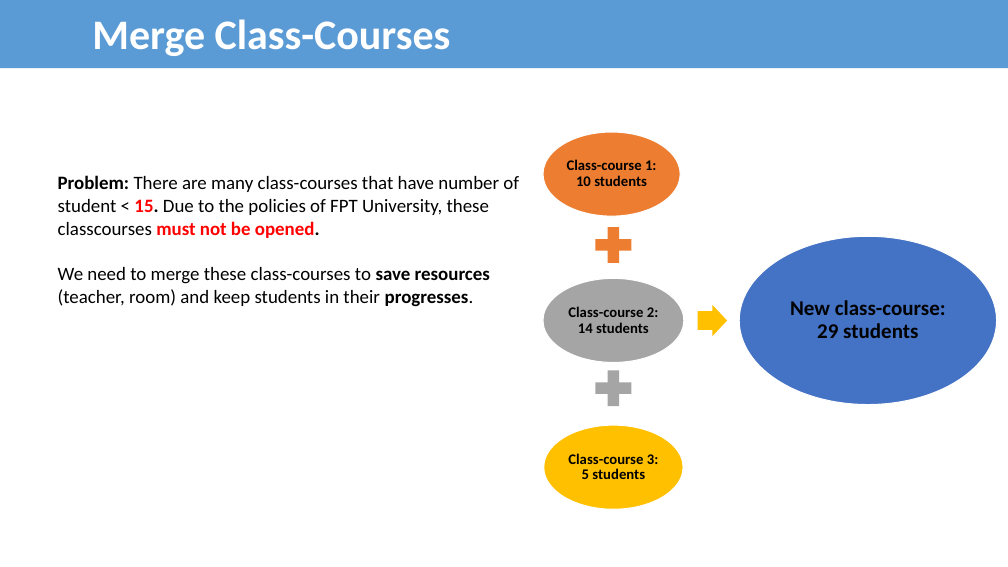
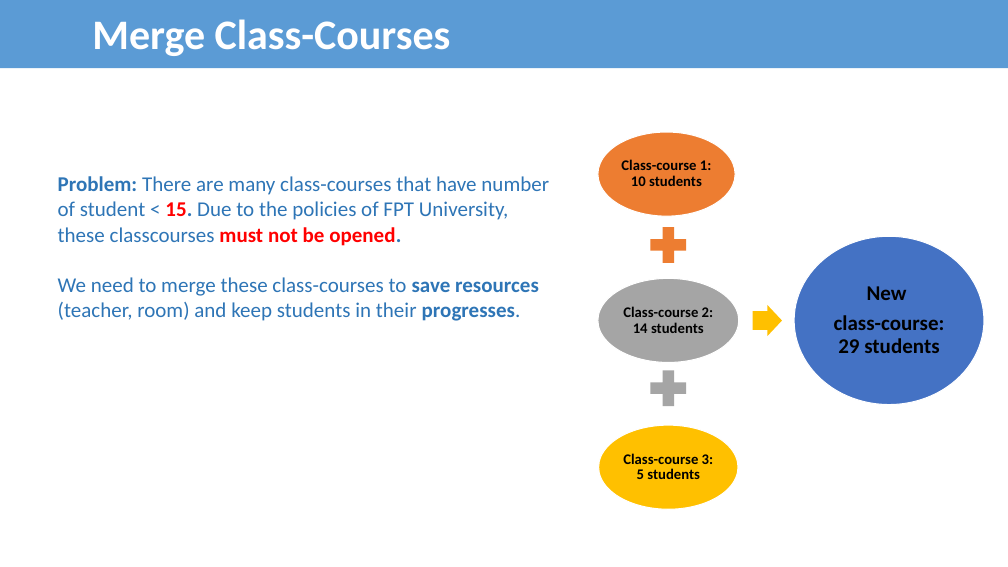
Before and after one commit to bee-lullaby/FinalProject, a slide deck: slide 34 of Documents/FUTimetabling_Presentation_Ver4.pptx. Drawn at 1008x567 pixels with LibreOffice and Linux fonts; fonts in the diff are those of the drawing. Boxes give left, top, right and bottom in pixels: in the first picture for what was removed or moved away, otherwise in the second. Text is boxed around its words. In the diff, an @@ line names an element or a change of style, - is before the commit and + after.

```diff
--- a/Documents/FUTimetabling_Presentation_Ver4.pptx
+++ b/Documents/FUTimetabling_Presentation_Ver4.pptx
@@ text "Problem: There are many class-courses ..." at [58, 176, 549, 321]: size 18 to 20 pt, text colour #000000 to #2E75B6 @@
@@ ellipse: place and size @@
-ellipse at [740, 237, 997, 405]
+ellipse at [794, 237, 984, 405]
@@ text at [834, 286, 945, 353]: text changed @@
-New class-course: 29 students
+New
+class-course: 29 students
@@ right arrow at [753, 305, 783, 336]: rotation 0 to 359 degrees @@
@@ 3 texts, 3 ellipses, 2 plus signs: place and size @@
-3 texts, 3 ellipses, 2 plus signs at [543, 132, 684, 509]
+3 texts, 3 ellipses, 2 plus signs at [598, 132, 739, 509]
```
Also in this commit, not shown: 24 other slides changed, 1 slide added, 4 other files.
